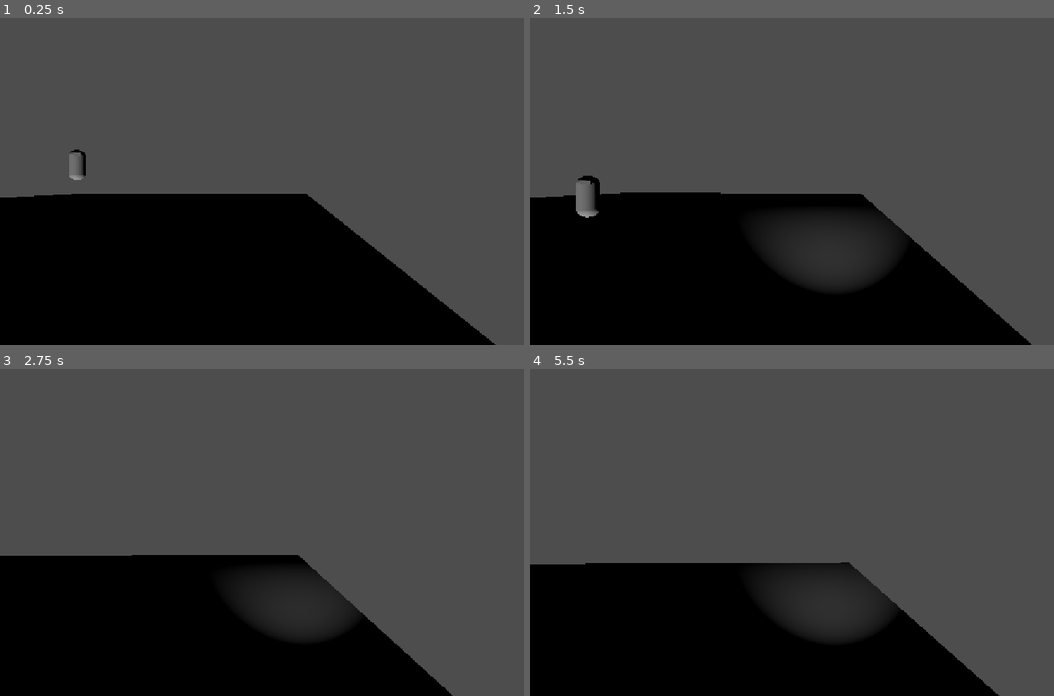
Above: before the commit, frames 1-4 (two rows, left to right).
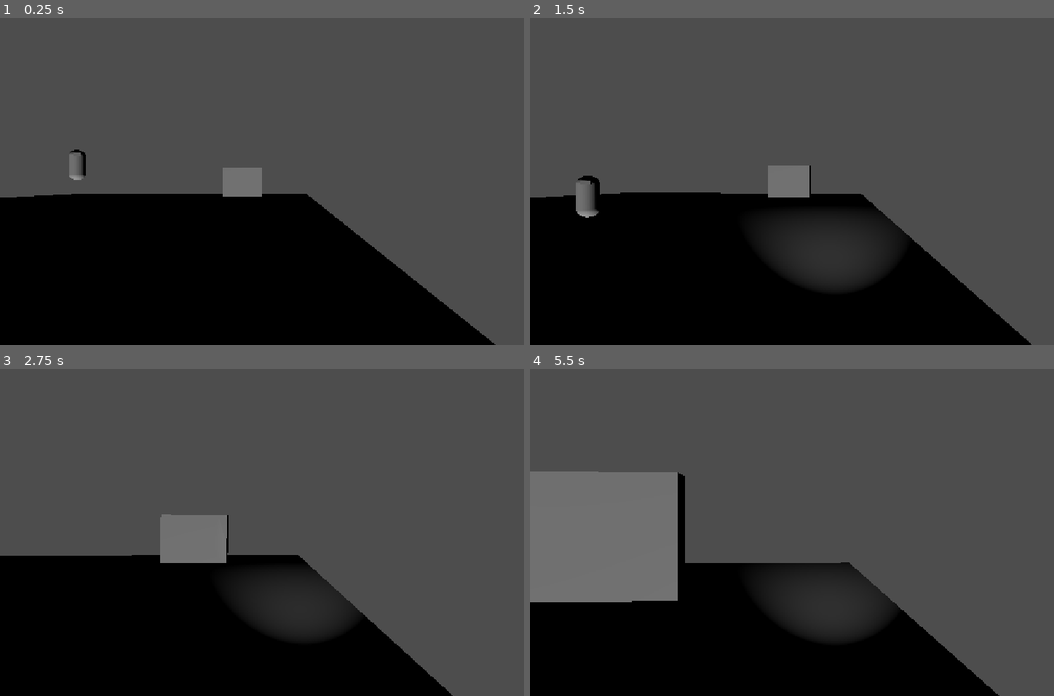
Above: after the commit, the same moments.

Repository: V-spike/nights-of-tec
Game: Godot game, scene res://scenes/test/yuu/prueba_guardia.tscn
Two runs of this game, one before a commit and one after it. Both use one fixed random seed, a clock stepped at 60 frames per second and the inputs below. This scene is started directly instead of the project's main scene.
Inputs (mouse positions are in pixels of both pictures, inside the frame that each line leads up to):
- Up to frame 1 (0.25 s): no input
- Up to frame 2 (1.5 s): move the mouse to (854, 181) at 0.52 s; hold F (flashlight) 0.53-1.28 s; hold W (move_forward) from 0.53 s (still down); move the mouse to (792, 181) at 1.27 s; tap E (interact) at 1.35 s
- Up to frame 3 (2.75 s): keep holding W (move_forward); move the mouse to (303, 525) at 2.02 s; hold Shift (run) from 2.03 s (still down)
- Up to frame 4 (5.5 s): keep holding W (move_forward); move the mouse to (812, 539) at 2.77 s; release Shift (run) at 2.78 s; tap F (flashlight) at 2.85 s; move the mouse to (865, 535) at 3.52 s; hold E (interact) 3.53-4.28 s; move the mouse to (776, 529) at 4.27 s; tap Shift (run) at 4.35 s; move the mouse to (828, 532) at 5.02 s; hold F (flashlight) from 5.03 s (still down)

The runs differ from the first frame. In frame 1, 0.7% of the frame differs, in the area x 42-50%, y 45-55%; in frame 2, 0.8%; in frame 3, 1.9%; in frame 4, 12%, in the area x 0-30%, y 31-72%.

Commit message:
L7: el guardia te ve con distancia, cono y paredes

Diff:
--- a/scenes/enemy/guard.gd
+++ b/scenes/enemy/guard.gd
@@ -4,10 +4,17 @@
 
 @export var speed: float = 2.0
 @export var path: Path3D
+@export var view_distance: float = 8.0
+@export var view_angle: float = 45.0
 
 var state: State = State.PATROL
 var path_offset: float = 0.0
 var gravity: float = ProjectSettings.get_setting("physics/3d/default_gravity")
+
+var player: Node3D
+
+func _ready() -> void:
+	player = get_tree().get_first_node_in_group("player")
 
 
 func _physics_process(delta: float) -> void:
@@ -28,6 +35,23 @@
 		path_offset = fmod(path_offset + 1.0, curve.get_baked_length())
 	move_toward_target(target)
 
+func can_see_player() -> bool:
+	if player == null:
+		return false
+	var to_player := global_position.direction_to(player.global_position)
+	if global_position.distance_to(player.global_position) > view_distance:
+		return false
+	var forward := global_transform.basis.z
+	var angle := rad_to_deg(forward.angle_to(to_player))
+	if angle > view_angle:
+		return false
+	var eyes := global_position + Vector3(0, 1.0, 0)
+	var player_eyes := player.global_position + Vector3(0, 1.0, 0)
+	var query := PhysicsRayQueryParameters3D.create(eyes, player_eyes)
+	query.exclude = [get_rid()]
+	var hit := get_world_3d().direct_space_state.intersect_ray(query)
+	return not hit.is_empty() and hit.collider == player
+
 
 func move_toward_target(target: Vector3) -> void:
 	var dir := global_position.direction_to(target)
--- a/scenes/player/player.tscn
+++ b/scenes/player/player.tscn
@@ -6,7 +6,7 @@
 radius = 0.35
 height = 1.8
 
-[node name="Player" type="CharacterBody3D" unique_id=1111197248]
+[node name="Player" type="CharacterBody3D" unique_id=1111197248 groups=["player"]]
 collision_layer = 2
 script = ExtResource("1_8afob")
 
--- a/scenes/test/yuu/prueba_guardia.tscn
+++ b/scenes/test/yuu/prueba_guardia.tscn
@@ -30,3 +30,8 @@
 
 [node name="GuardPath" type="Path3D" parent="." unique_id=540758286]
 curve = SubResource("Curve3D_3beip")
+
+[node name="CSGBox3D2" type="CSGBox3D" parent="." unique_id=563350715]
+transform = Transform3D(1, 0, 0, 0, 1, 0, 0, 0, 1, 8, 1.5, -9)
+use_collision = true
+size = Vector3(4, 3, 0.3)
